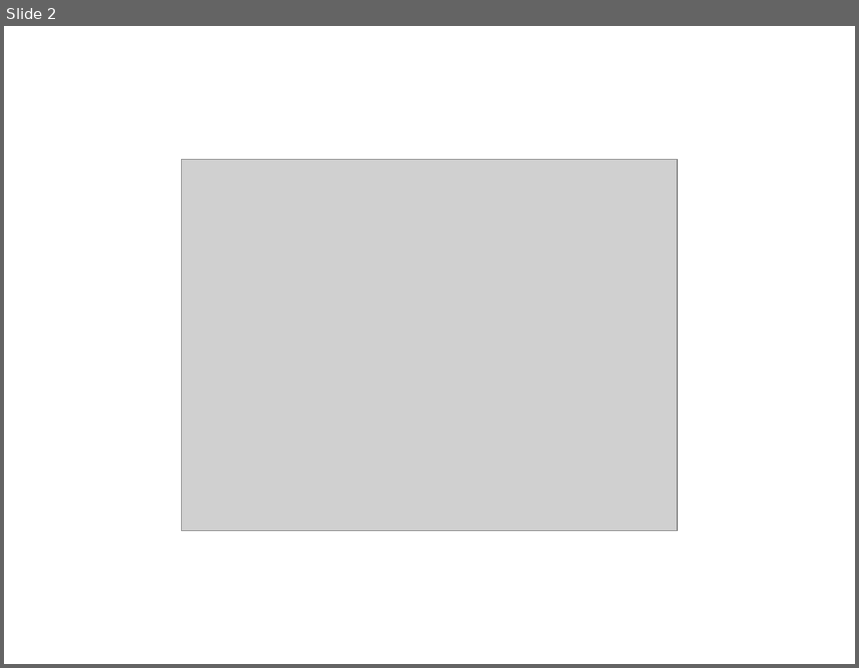
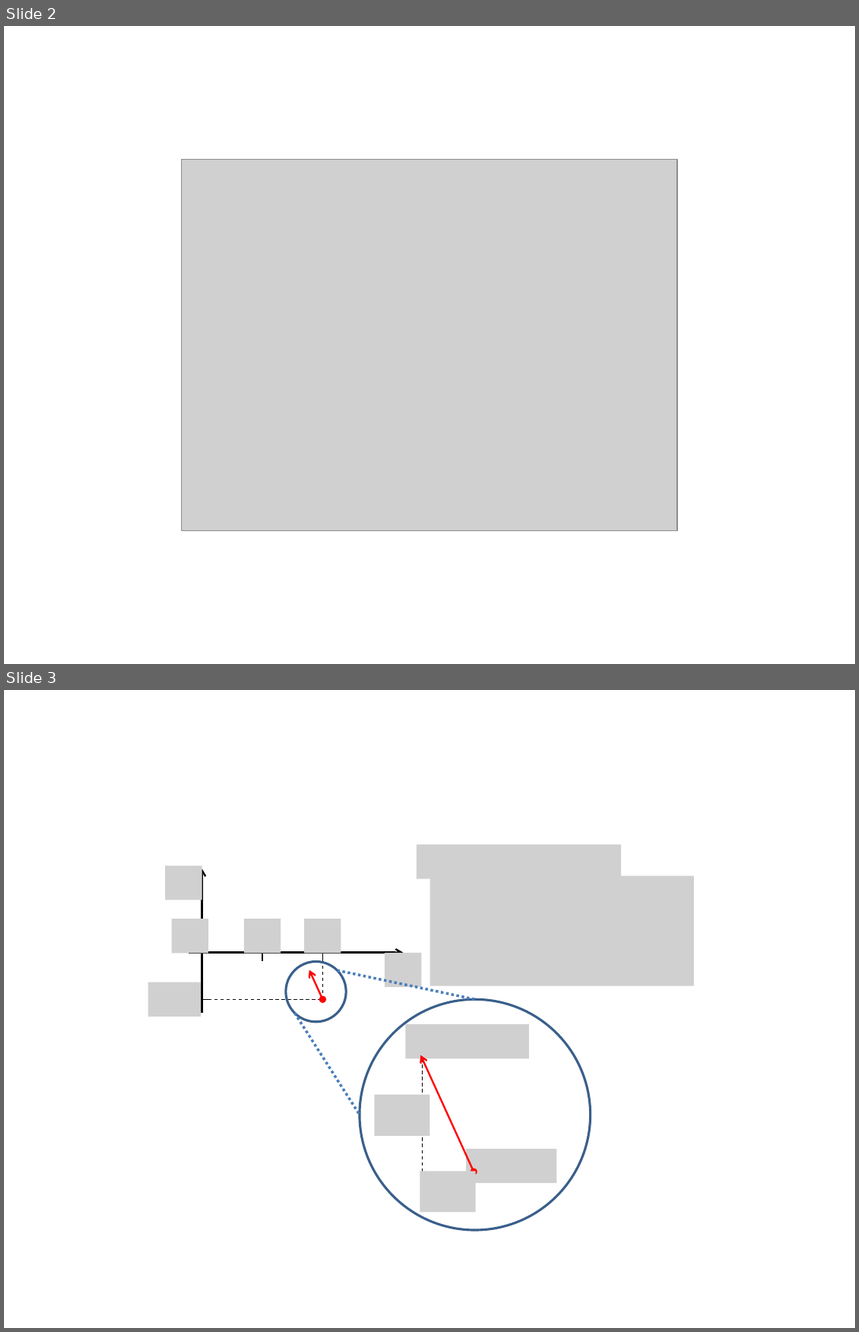
Before and after one commit to answeredbyablemind/answeredbyablemind.github.io, a slide deck: pics/2021-05-12-phase_plane/pics.pptx. Shown one above the other, each under a label of ours: slide 2 before the commit, slides 2 and 3 after it. The pictures are 859x668 and 859x1332 pixels, drawn with LibreOffice and Linux fonts; fonts in the diff are those of the drawing; grey boxes stand for pictures. Boxes give left, top, right and bottom in pixels: in the first picture for what was removed or moved away, otherwise in the second. Text is boxed around its words. In the diff, an @@ line names an element or a change of style, - is before the commit and + after.

```diff
--- a/pics/2021-05-12-phase_plane/pics.pptx
+++ b/pics/2021-05-12-phase_plane/pics.pptx
@@ slide 3 added at [4, 690, 855, 1328], background #FFFFFF @@
@@ picture added at [417, 845, 621, 879] @@
@@ picture added at [165, 866, 202, 901] @@
@@ arrow added from (202, 1012) to (202, 869), #000000 1.5 pt @@
@@ picture added at [430, 875, 693, 986] @@
@@ picture added at [172, 919, 208, 953] @@
@@ picture added at [244, 919, 281, 953] @@
@@ picture added at [304, 919, 341, 953] @@
@@ arrow added from (189, 953) to (403, 953), #000000 1.5 pt @@
@@ line added from (262, 944) to (262, 961), #000000 0.75 pt @@
@@ ellipse added at [286, 961, 346, 1022], outline #3A5F8C 2 pt @@
@@ line added from (322, 944) to (322, 961), #000000 0.75 pt @@
@@ line added from (322, 1000) to (322, 953), #000000 0.75 pt dashed @@
@@ picture added at [385, 953, 421, 987] @@
@@ picture added at [148, 983, 201, 1017] @@
@@ double arrow added from (322, 1000) to (310, 970), #FF0000 1.5 pt @@
@@ line added from (338, 971) to (474, 1000), #4B7EBC 2.25 pt dashed @@
@@ line added from (193, 1000) to (211, 1000), #000000 0.75 pt @@
@@ line added from (202, 1000) to (322, 1000), #000000 0.75 pt dashed @@
@@ ellipse added at [360, 1000, 591, 1230], outline #3A5F8C 2 pt @@
@@ line added from (295, 1014) to (360, 1115), #4B7EBC 2.25 pt dashed @@
@@ picture added at [406, 1024, 529, 1059] @@
@@ double arrow added from (474, 1172) to (421, 1055), #FF0000 1.5 pt @@
@@ line added from (422, 1172) to (422, 1059), #000000 0.75 pt dashed @@
@@ picture added at [374, 1095, 430, 1136] @@
@@ picture added at [466, 1149, 557, 1182] @@
@@ picture added at [420, 1171, 475, 1212] @@
@@ line added from (474, 1172) to (422, 1172), #000000 0.75 pt dashed @@
```
Also in this commit, not shown: 3 other files.
